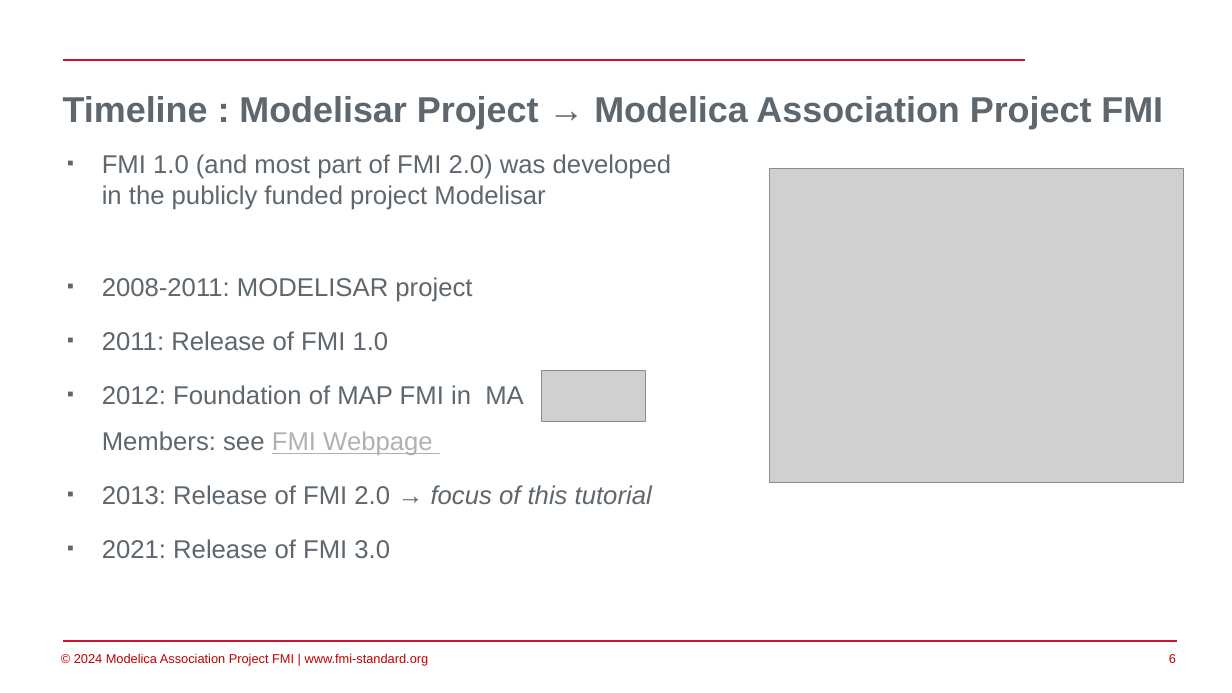
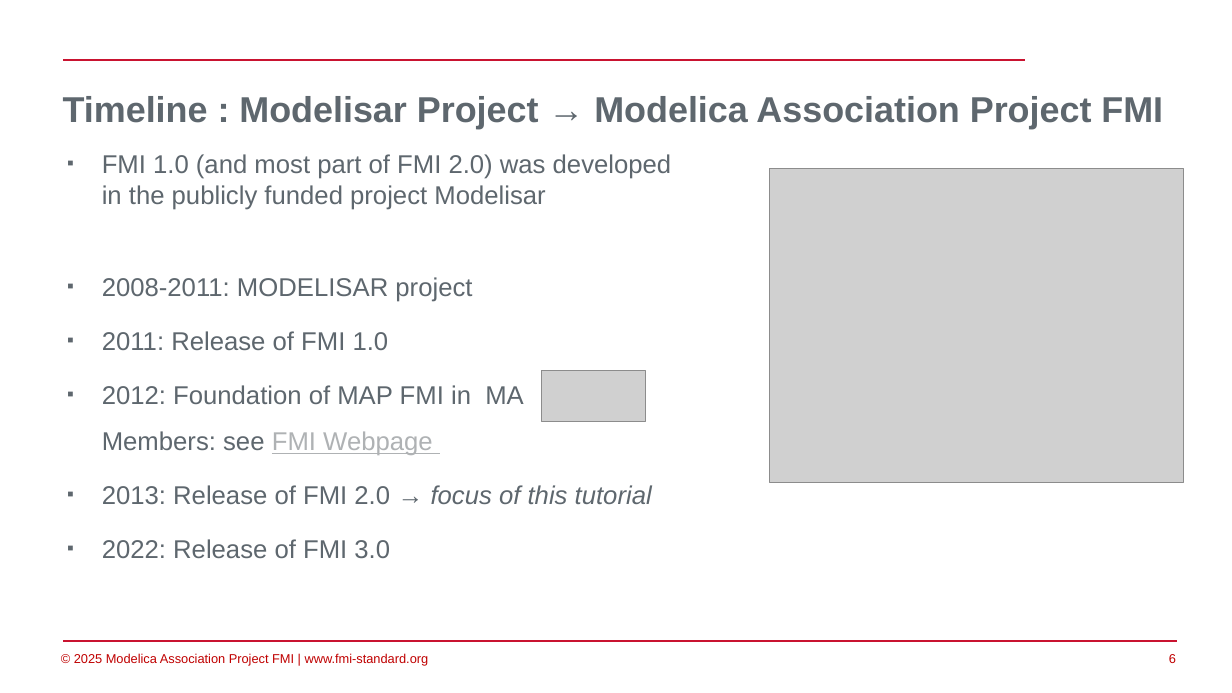
Before and after one commit to modelica/fmi-beginners-tutorial-2025, a slide deck: slide 6 of part1/Introduction-to-FMI.pptx. Drawn at 1232x693 pixels with LibreOffice and Linux fonts; fonts in the diff are those of the drawing; grey boxes stand for pictures; background and template pictures are left out. Boxes give left, top, right and bottom in pixels: in the first picture for what was removed or moved away, otherwise in the second. Text is boxed around its words. In the diff, an @@ line names an element or a change of style, - is before the commit and + after.

```diff
--- a/part1/Introduction-to-FMI.pptx
+++ b/part1/Introduction-to-FMI.pptx
@@ text at <box>102,539,390,558</box>: text changed @@
-▪ 2021: Release of FMI 3.0
+▪ 2022: Release of FMI 3.0
@@ text at <box>74,653,429,666</box>: text changed @@
-© 2024 Modelica Association Project FMI | www.fmi-standard.org
+© 2025 Modelica Association Project FMI | www.fmi-standard.org
```
Also in this commit, not shown: 30 other slides changed, 2 slides added, 4 other files.
